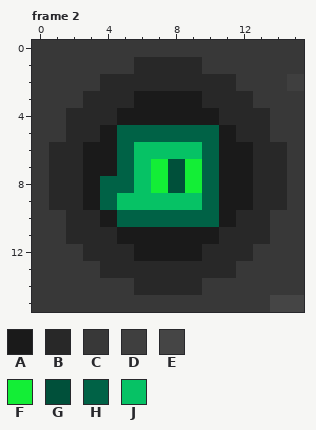
Pixel-art file -- aseprite/slime/slime-hole.aseprite. That is the earlier state.
16x16 pixels, 2 frames. Colours within 5 levels of each other are drawn and written as one. Shown: frame 2.
Visible layers, top first: "slime", "hole".
Palette (. is transparent): A #1a1a1a  B #282828  C #383838  D #3f3f3f  E #454545  F #13ee36  G #00503a  H #006246  J #06c265
Pixels before, frame 2, first column x 0:
 0 CCCCCCCCCCCCCCCC
 1 CCCCCCBBBBCCCCCC
 2 CCCCBBBBBBBBCCCD
 3 CCCBBBAAAABBBCCC
 4 CCBBBAAAAAABBBCC
 5 CCBBAHHHHHHABBCC
 6 CBBAAHJJJJHAABBC
 7 CBBAAHJFGFHAABBC
 8 CBBAHHJFGFHAABBC
 9 CBBAHJJJJJHAABBC
10 CCBBAHHHHHHABBCC
11 CCBBBAAAAAABBBCC
12 CCCBBBAAAABBBCCC
13 CCCCBBBBBBBBCCCC
14 CCCCCCBBBBCCCCCC
15 CCCCCCCCCCCCCCEE
The result:
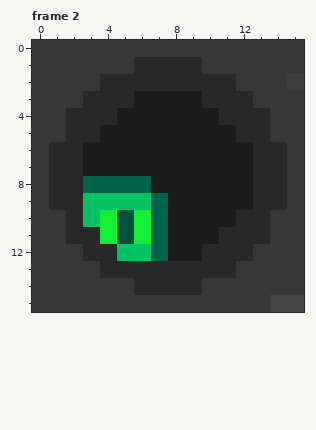
What changed:
Changed rows in their new state; - is an unchanged pixel.
Frame 2, layer "slime":
first column x 3:
 5 --AAAAAA
 6 --AAAAAA
 7 --AAAAAA
 8 H--HAAAA
 9 JJ--HAAA
10 JFGF-AAA
11 -FGFH---
12 --JJH---
Pixel boxes of the changes (left, top, right, bottom) in both pictures:
changed: (83, 125, 219, 261)
